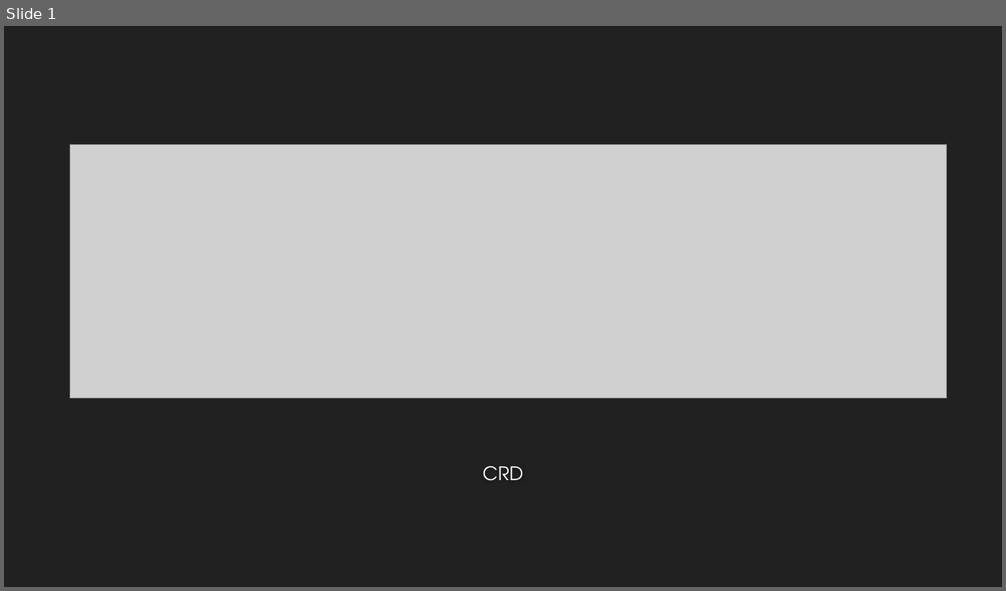
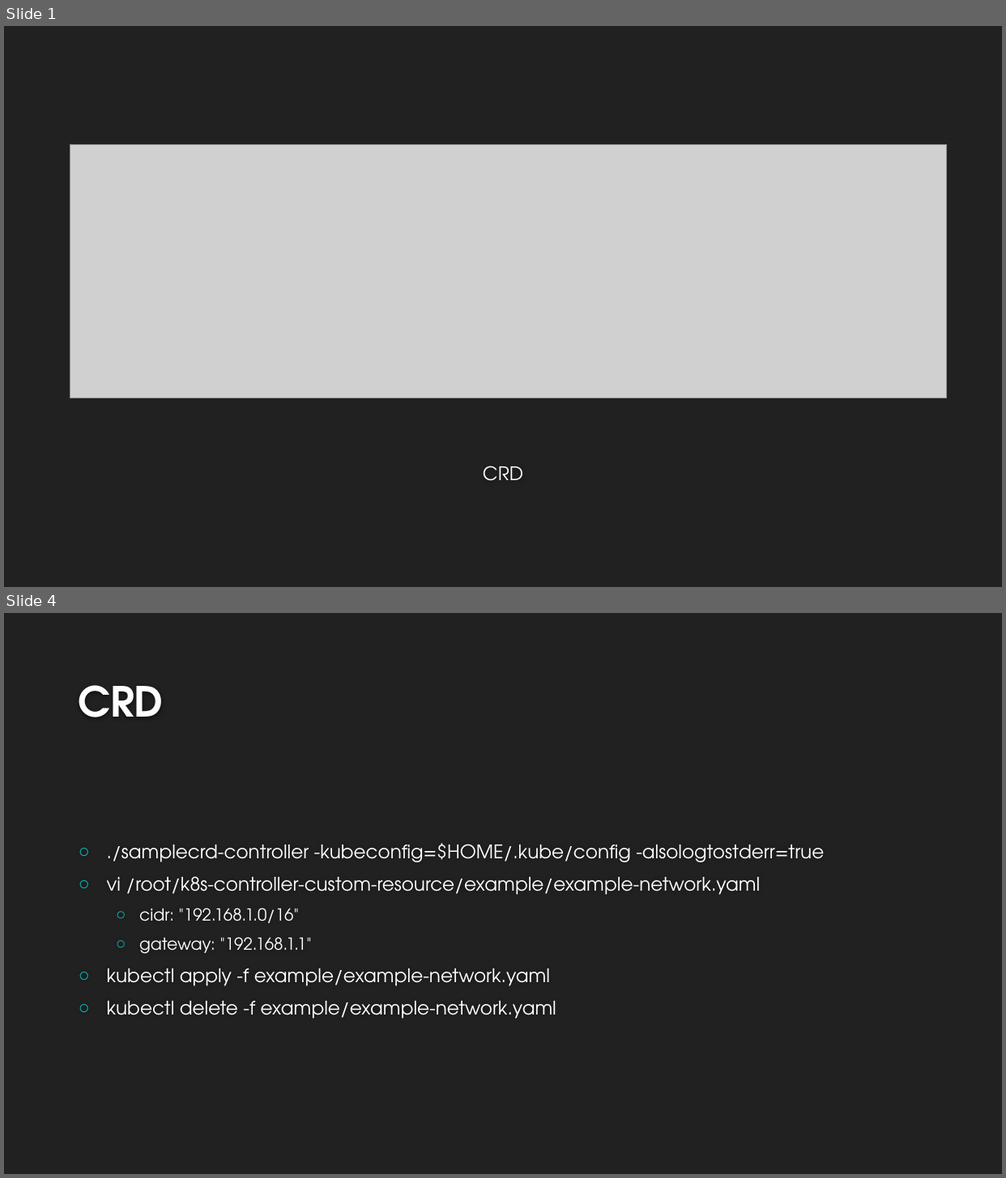
Before and after one commit to airuitian/CloudNative, a slide deck: kubernetes/k8s008.pptx. Shown one above the other, each under a label of ours: slide 1 before the commit, slides 1 and 4 after it; the slides between them are not shown. The pictures are 1006x591 and 1006x1178 pixels, drawn with LibreOffice and Linux fonts; fonts in the diff are those of the drawing; grey boxes stand for pictures; background and template pictures are left out. Boxes give left, top, right and bottom in pixels: in the first picture for what was removed or moved away, otherwise in the second. Text is boxed around its words. In the diff, an @@ line names an element or a change of style, - is before the commit and + after.

```diff
--- a/kubernetes/k8s008.pptx
+++ b/kubernetes/k8s008.pptx
@@ slide 4 added at [4, 613, 1002, 1174], background #212121 @@
@@ title added at [78, 685, 164, 717], 40 pt, text #FEFEFE, bold @@
+CRD
@@ text added at [107, 843, 824, 1019], 18 pt, text #FFFFFF @@
+○ ./samplecrd-controller -kubeconfig=$HOME/.kube/config -alsologtostderr=true
+○ vi /root/k8s-controller-custom-resource/example/example-network.yaml
+  ○ cidr: "192.168.1.0/16"
+  ○ gateway: "192.168.1.1"
+○ kubectl apply -f example/example-network.yaml
+○ kubectl delete -f example/example-network.yaml
```
Also in this commit, not shown: 2 other slides added, 1 slide removed, 1 other file.
